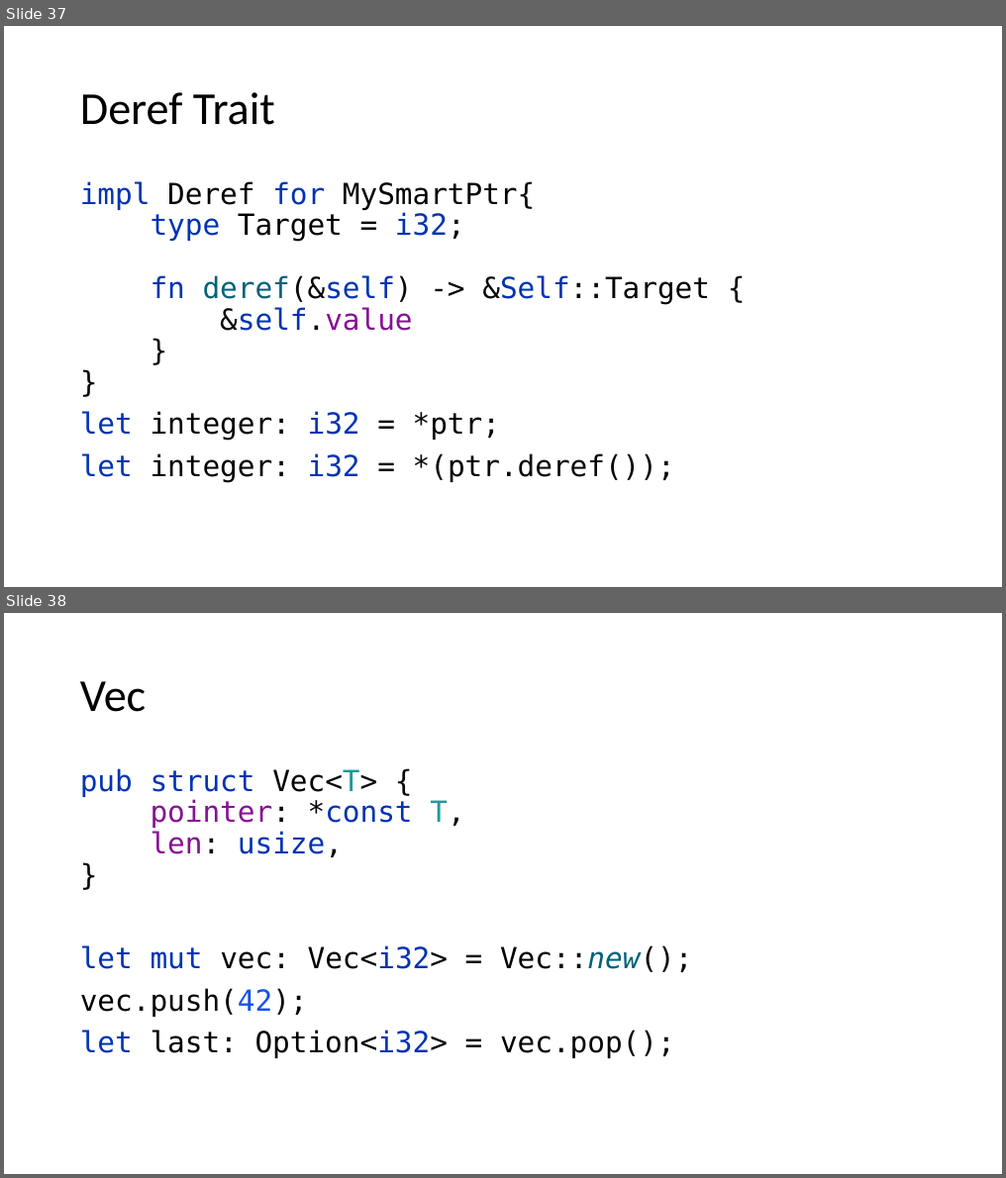
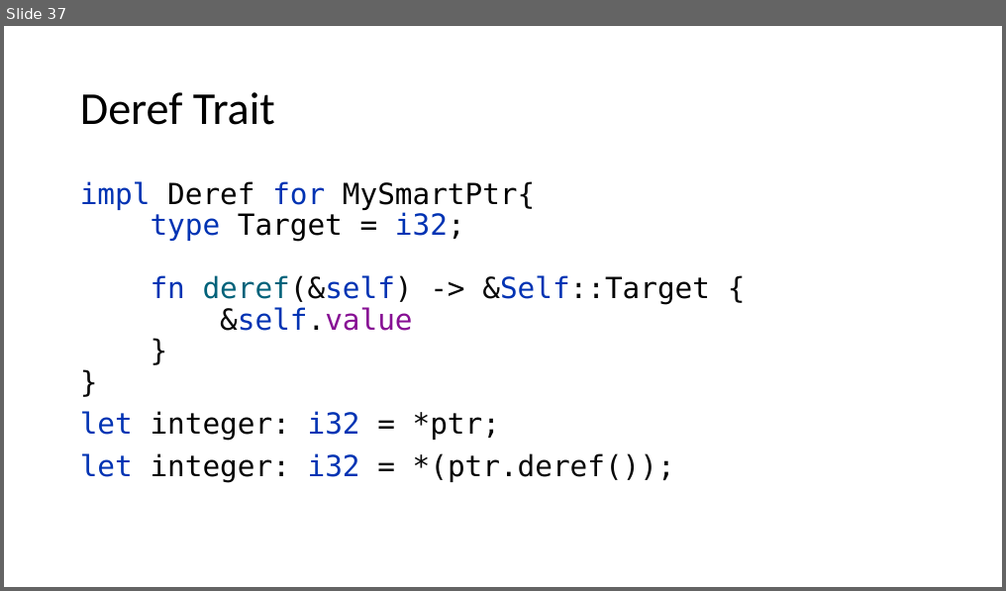
Before and after one commit to kugushev/course-rust-basics, a slide deck: src/05-SmartPointers/05-SmartPointers.pptx. Shown one above the other, each under a label of ours: slides 37 and 38 before the commit, slide 37 after it. The pictures are 1006x1178 and 1006x591 pixels, drawn with LibreOffice and Linux fonts; fonts in the diff are those of the drawing. Boxes give left, top, right and bottom in pixels: in the first picture for what was removed or moved away, otherwise in the second. Text is boxed around its words. In the diff, an @@ line names an element or a change of style, - is before the commit and + after.

```diff
--- a/src/05-SmartPointers/05-SmartPointers.pptx
+++ b/src/05-SmartPointers/05-SmartPointers.pptx
@@ slide 38 removed at [4, 613, 1002, 1174], background #FFFFFF @@
@@ title removed at [80, 681, 146, 712] @@
-Vec
@@ text removed at [80, 768, 692, 1059] @@
-pub struct Vec<T> {
-pointer: *const T,
-len: usize,
-}
-let mut vec: Vec<i32> = Vec::new();
-vec.push(42);
-let last: Option<i32> = vec.pop();
```
Also in this commit, not shown: 1 slide changed, 14 other slides removed, 6 other files.
